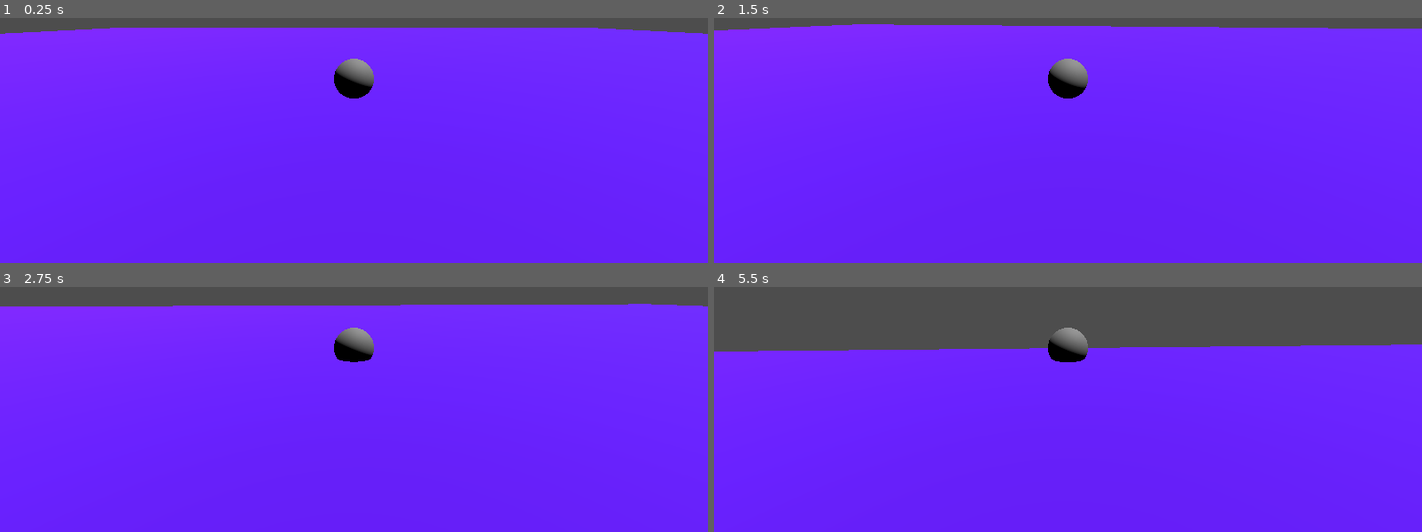
Above: before the commit, frames 1-4 (two rows, left to right).
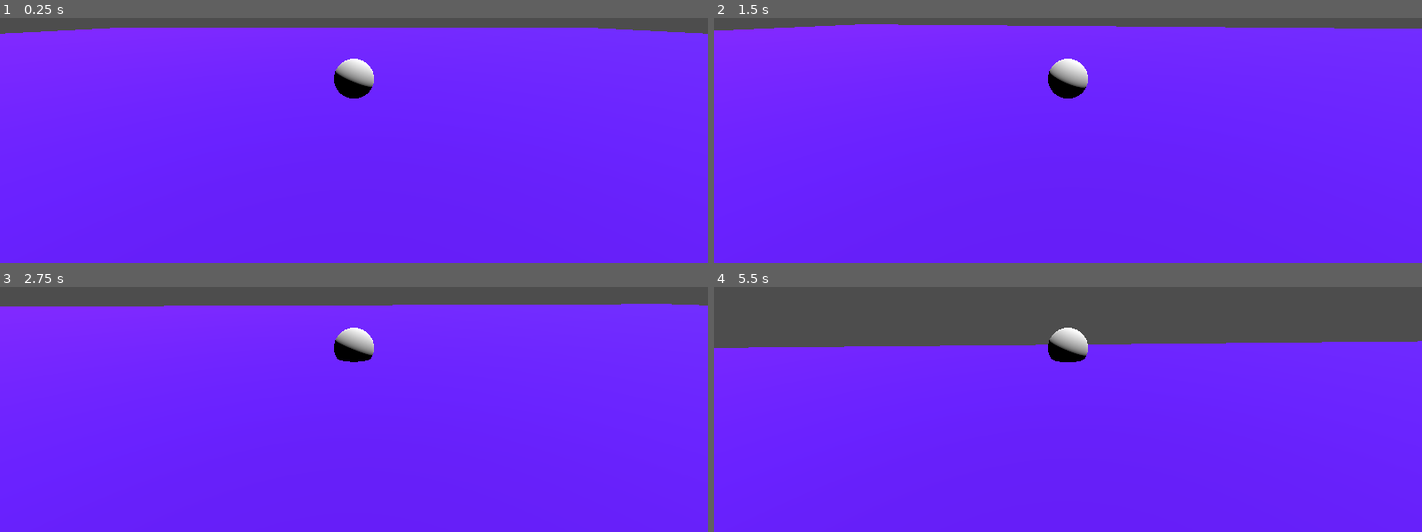
Above: after the commit, the same moments.

Repository: JojoMakesGames/Rogue-Bot
Game: Godot game, scene res://Scenes/Tests/Test_Robot_Walk.tscn
Same seed, same stepped clock (60 frames per second), same inputs: the game is played once before the commit and once after it.
Inputs (mouse positions are in pixels of both pictures, inside the frame that each line leads up to):
- Up to frame 1 (0.25 s): no input
- Up to frame 2 (1.5 s): tap Enter (ui_accept) at 0.5 s; move the mouse to (1103, 62) at 0.52 s; hold W (up) from 0.53 s (still down); tap E (hack, bound only after the commit) at 0.6, 1.35 s; tap Space (jump) at 0.77 s; move the mouse to (1032, 67) at 1.27 s
- Up to frame 3 (2.75 s): keep holding W (up); tap Space (jump) at 1.52 s; move the mouse to (368, 326) at 2.02 s; tap E (hack, bound only after the commit) at 2.1 s
- Up to frame 4 (5.5 s): keep holding W (up); move the mouse to (1060, 340) at 2.77 s; tap E (hack, bound only after the commit) every 0.75 s from 2.85 to 5.1 s; tap Space (jump) at 3.02, 3.77, 4.52 s; move the mouse to (1117, 338) at 3.52 s; move the mouse to (1011, 328) at 4.27 s; move the mouse to (1075, 333) at 5.02 s

The runs differ from the first frame. In frame 1, 0.4% of the frame differs, in the area x 47-53%, y 16-29%; in frame 2, 0.5%; in frame 3, 0.4%; in frame 4, 1.7%, in the area x 0-100%, y 16-29%.

Commit message:
Can possess

Diff:
--- a/Scenes/Player/PlayerRobot.tscn
+++ b/Scenes/Player/PlayerRobot.tscn
@@ -6,9 +6,15 @@
 [sub_resource type="SphereShape3D" id="SphereShape3D_5qk8t"]
 radius = 0.25
 
+[sub_resource type="StandardMaterial3D" id="StandardMaterial3D_k0myy"]
+resource_local_to_scene = true
+
 [sub_resource type="SphereMesh" id="SphereMesh_qunvm"]
+resource_local_to_scene = true
+material = SubResource("StandardMaterial3D_k0myy")
 
 [node name="PlayerRobot" type="CharacterBody3D"]
+collision_mask = 3
 script = ExtResource("1_ui6sl")
 
 [node name="CollisionShape3D" type="CollisionShape3D" parent="."]
--- a/Scenes/Tests/Test_Robot_Walk.tscn
+++ b/Scenes/Tests/Test_Robot_Walk.tscn
@@ -15,6 +15,7 @@
 [node name="Node3D" type="Node3D"]
 
 [node name="StaticBody3D" type="StaticBody3D" parent="."]
+collision_layer = 2
 
 [node name="CollisionShape3D" type="CollisionShape3D" parent="StaticBody3D"]
 transform = Transform3D(5, 0, 0, 0, 5, 0, 0, 0, 5, 0, 0, 0)
@@ -34,6 +35,14 @@
 [node name="Camera3D" type="Camera3D" parent="PlayerRobot"]
 transform = Transform3D(1, 0, 0, 0, 0.982755, 0.184912, 0, -0.184912, 0.982755, 0, 1.55244, 6.31939)
 
+[node name="PlayerRobot2" parent="." instance=ExtResource("1_mc7p2")]
+transform = Transform3D(1, 0, 0, 0, 1, 0, 0, 0, 1, 0, 1.2389, 8.33675)
+SPEED = 10.0
+JUMP_VELOCITY = 4.0
+
+[node name="Camera3D" type="Camera3D" parent="PlayerRobot2"]
+transform = Transform3D(1, 0, 0, 0, 0.982755, 0.184912, 0, -0.184912, 0.982755, 0, 1.55244, 6.31939)
+
 [node name="Node3D" type="Node3D" parent="." node_paths=PackedStringArray("hacked_object")]
 script = ExtResource("1_otp8b")
 hacked_object = NodePath("../PlayerRobot")
--- a/Scripts/StateMachine/SubStates/player_moving_script.gd
+++ b/Scripts/StateMachine/SubStates/player_moving_script.gd
@@ -23,9 +23,7 @@
 func handle_input(delta):
 	super.handle_input(delta)
 	var forward = player.global_transform.basis.z
-	print_debug("Forward: ", forward)
 	var right = player.global_transform.basis.x
-	print_debug("right: ", right)
 	direction = (forward * input_dir.y + right * input_dir.x).normalized()
 	if player.velocity == Vector3.ZERO and direction == Vector3.ZERO:
 		state_machine.change_state(state_machine.idle)
--- a/Scripts/StateMachine/SuperStates/player_in_air_state.gd
+++ b/Scripts/StateMachine/SuperStates/player_in_air_state.gd
@@ -1,7 +1,7 @@
 extends PlayerRobotState
 class_name PlayerInAirState
 
-var direction: float
+var direction: Vector3
 var is_jumping: bool
 var cut_jump: bool
 var time_since_jump: int
@@ -12,13 +12,21 @@
 func physics_update(delta):
 	super.physics_update(delta)
 	player.velocity.y -= player.gravity * delta
-	print_debug(player.velocity.y)
-	direction = Input.get_axis("left", "right")
-	#player.velocity.x = move_toward(player.velocity.x, direction * player.SPEED, player.SPEED)
+	if direction:
+		player.velocity.x = direction.x * player.SPEED
+		player.velocity.z = direction.z * player.SPEED
+	else:
+		player.velocity.x = move_toward(player.velocity.x, 0, player.SPEED)
+		player.velocity.z = move_toward(player.velocity.z, 0, player.SPEED)
+
 
 	player.move_and_slide()
 
 func handle_input(delta):
+	var input_dir = Input.get_vector("left", "right", "up", "down")
+	var forward = player.global_transform.basis.z
+	var right = player.global_transform.basis.x
+	direction = (forward * input_dir.y + right * input_dir.x).normalized()
 	super.handle_input(delta)
 	if player.is_on_floor():
 		state_machine.change_state(state_machine.idle)
--- a/Scripts/StateMachine/player.gd
+++ b/Scripts/StateMachine/player.gd
@@ -10,6 +10,23 @@
 	camera = hacked_object.get_node("Camera3D")
 	Input.set_mouse_mode(Input.MOUSE_MODE_CAPTURED)
 
+func _physics_process(delta):
+	var space_state = get_world_3d().direct_space_state
+	var forward = hacked_object.global_transform.basis.z * -1000
+	var query = PhysicsRayQueryParameters3D.create(hacked_object.position, forward)
+	query.set_collision_mask(1)
+	var result = space_state.intersect_ray(query)
+	if "collider" in result:
+		var new_hack = result["collider"] as PossessableObject
+		var mesh: Mesh = new_hack.mesh.mesh
+		mesh.material.albedo_color = Color(255,0,0)
+		if Input.is_action_just_pressed("hack"):
+			hacked_object.hacked = false
+			hacked_object = new_hack
+			hacked_object.hacked = true
+			camera = new_hack.get_node("Camera3D")
+			camera.make_current()
+
 
 func _process(delta):
 	hacked_object.rotation_degrees.x -= mouse_delta.y * 10.0 * delta
--- a/Scripts/StateMachine/player_robot.gd
+++ b/Scripts/StateMachine/player_robot.gd
@@ -3,6 +3,7 @@
 class_name PlayerRobot
 
 @onready var state_machine: PlayerRobotStateMachine = $StateMachine
+@onready var mesh: MeshInstance3D = $MeshInstance3D
 var gravity = ProjectSettings.get_setting("physics/3d/default_gravity")
 
 @export var SPEED: float
@@ -14,6 +15,9 @@
 func _physics_process(delta):
 	if hacked:
 		state_machine.state.physics_update(delta)
+	elif not is_on_floor():
+		velocity.y -= gravity * delta
+		move_and_slide()
 
 func _process(delta):
 	if hacked:
--- a/Scripts/possessable_object.gd
+++ b/Scripts/possessable_object.gd
@@ -1,3 +1,3 @@
-extends Node3D
+extends CharacterBody3D
 
 class_name PossessableObject
--- a/project.godot
+++ b/project.godot
@@ -46,3 +46,13 @@
 "events": [Object(InputEventKey,"resource_local_to_scene":false,"resource_name":"","device":-1,"window_id":0,"alt_pressed":false,"shift_pressed":false,"ctrl_pressed":false,"meta_pressed":false,"pressed":false,"keycode":0,"physical_keycode":32,"key_label":0,"unicode":32,"echo":false,"script":null)
 ]
 }
+hack={
+"deadzone": 0.5,
+"events": [Object(InputEventKey,"resource_local_to_scene":false,"resource_name":"","device":-1,"window_id":0,"alt_pressed":false,"shift_pressed":false,"ctrl_pressed":false,"meta_pressed":false,"pressed":false,"keycode":0,"physical_keycode":69,"key_label":0,"unicode":101,"echo":false,"script":null)
+]
+}
+
+[layer_names]
+
+3d_physics/layer_1="Player"
+3d_physics/layer_2="Ground"
Not shown: 1 places in Scenes/Player/PlayerRobot.tscn that only renumber resources
